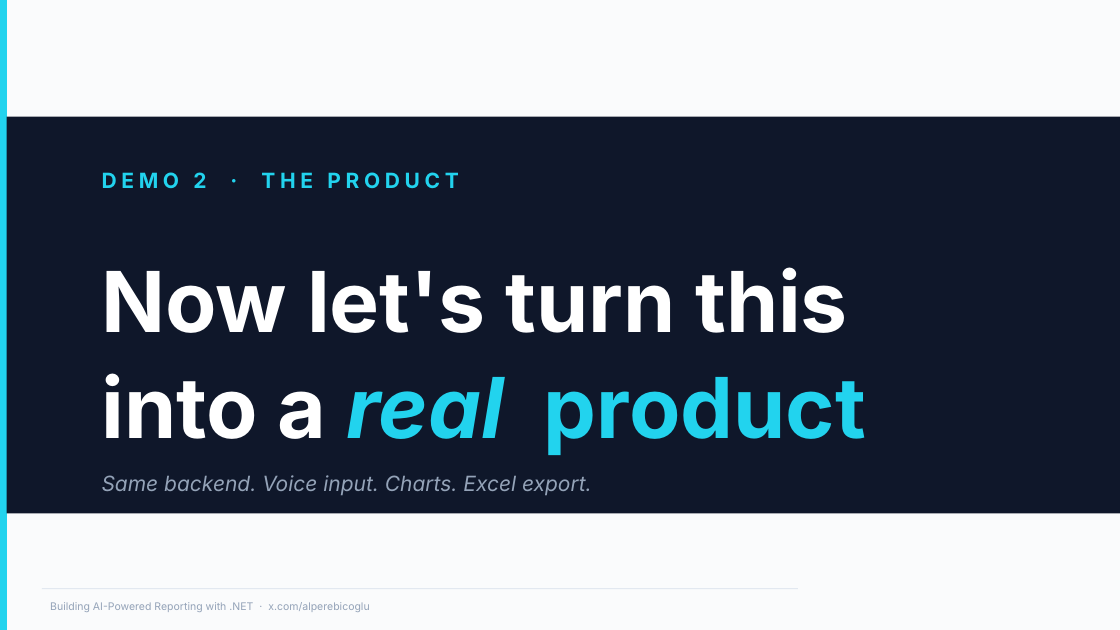
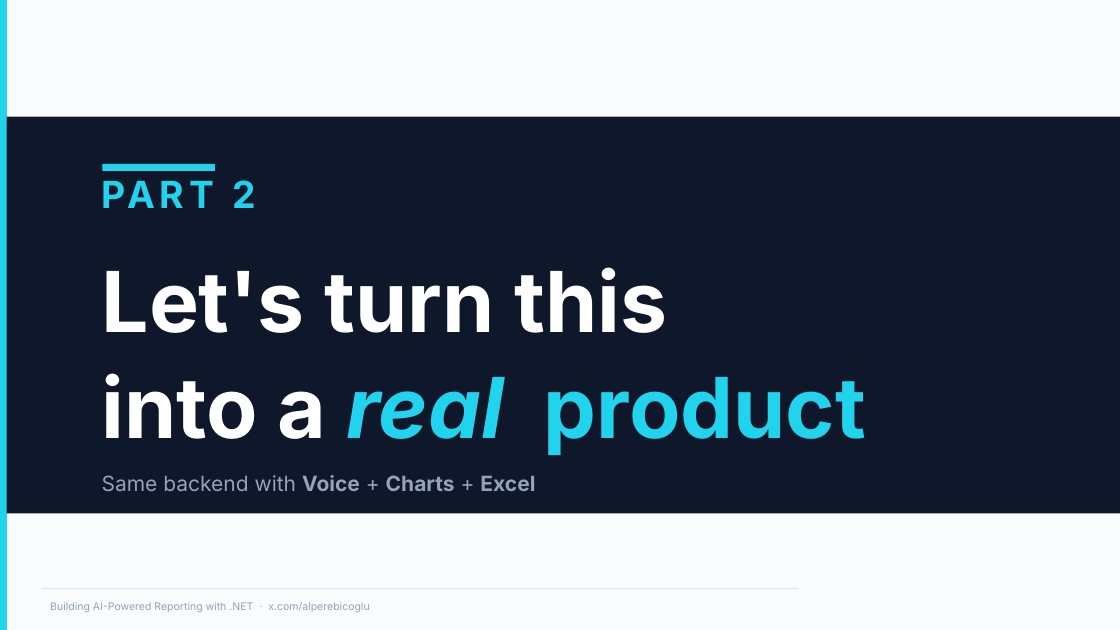
Before and after one commit to ebicoglu/chat-with-your-data-conference, a slide deck: slide 14 of Presentation.pptx. Drawn at 1120x630 pixels with LibreOffice and Linux fonts; fonts in the diff are those of the drawing; background and template pictures are left out. Boxes give left, top, right and bottom in pixels: in the first picture for what was removed or moved away, otherwise in the second. Text is boxed around its words. In the diff, an @@ line names an element or a change of style, - is before the commit and + after.

```diff
--- a/Presentation.pptx
+++ b/Presentation.pptx
@@ text removed at (x1=102, y1=172, x2=459, y2=188) @@
-DEMO 2 · THE PRODUCT
@@ rectangle added at (x1=103, y1=164, x2=215, y2=171), fill #22D3EE @@
@@ text added at (x1=232, y1=180, x2=255, y2=208), 32 pt, text #22D3EE, bold @@
+PART 2
@@ text at (x1=102, y1=267, x2=866, y2=455): text changed @@
-Now let's turn this into a real product
+Let's turn this
+into a real product
@@ text at (x1=102, y1=475, x2=535, y2=491): text changed; italic off @@
-Same backend. Voice input. Charts. Excel export.
+Same backend with Voice + Charts + Excel
```
Also in this commit, not shown: 12 other slides changed.
